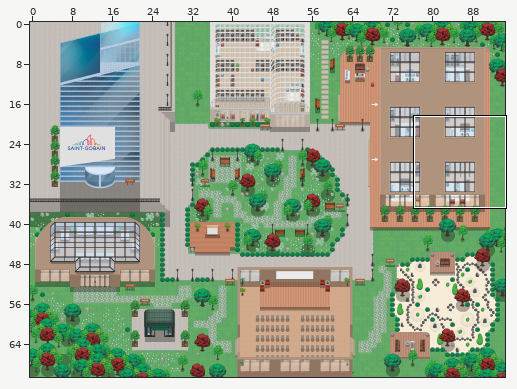
A Tiled map (JSON) gets an edit: v2-wa-st-gobain.tmj. The first picture is a wide view before the edit; the outline marks the close-up.
Close-up. Before:
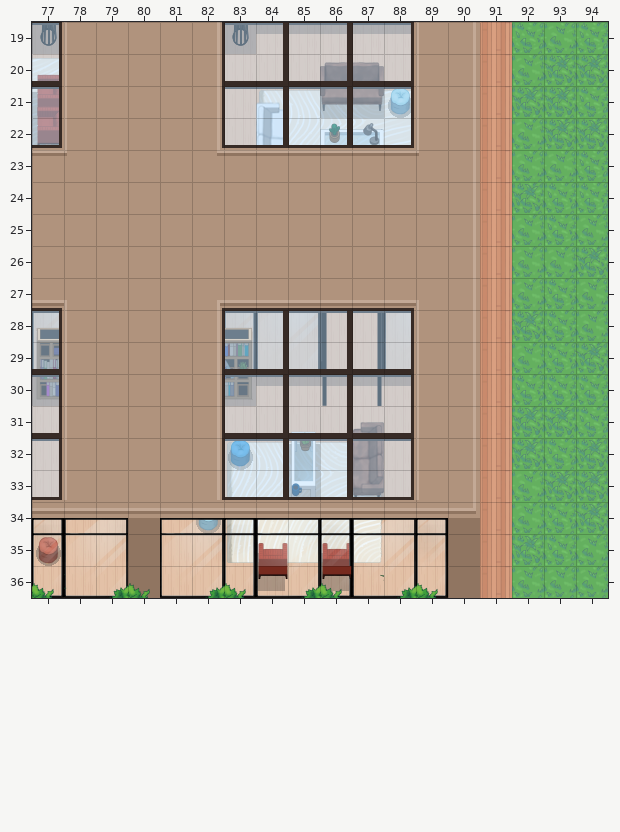
Cells are 32x32 px. Shown: x 77..94, y 19..36. The commit also changed other parts of the map, which this record leaves out.
Now the later version:
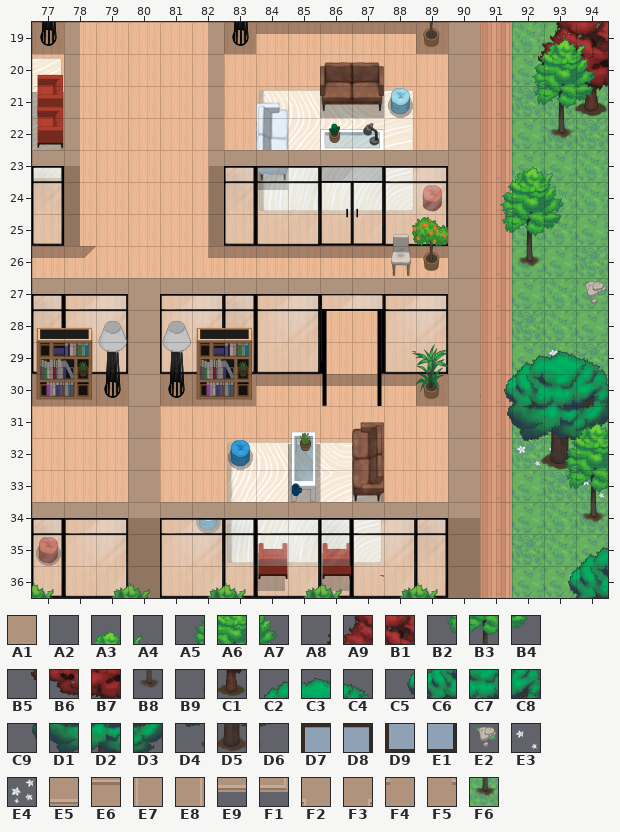
Key: from "TEST_AssetVillage": A1 341, A2 963, A3 964, A4 965, A5 1027, A6 1028, A7 1029, A8 1030, A9 1031, B1 1032, B2 1091, B3 1092, B4 1093, B5 1094, B6 1095, B7 1096, B8 1156, B9 1159, C1 1160, C2 1220, C3 1221, C4 1222, C5 1283, C6 1284, C7 1285, C8 1286, C9 1347, D1 1348, D2 1349, D3 1350, D4 1412, D5 1413, D6 1414, D7 1462, D8 1463, D9 1526, E1 1527, E2 1539, E3 1541 turned 180, E4 1542 turned 180, E5 1715, E6 1778, E7 1841, E8 1843, E9 1906, F1 1907, F2 1908, F3 1908 flipped left-right, F4 1909, F5 1909 flipped left-right; from "WA_Special_Zones": F6 2.
__ is an empty cell.
See-through tiles are keyed as they look on the map.
Change:
{"where": "layer \"collisions\""}
{"y":22,"x":93,"old":"__","new":"F6"}
{"y":26,"x":92,"old":"__","new":"F6"}
{"y":27,"x":94,"old":"__","new":"F6"}
{"y":34,"x":94,"old":"__","new":"F6"}
{"where": "layer \"furniture/furniture1\""}
{"y":27,"x":94,"old":"__","new":"E2"}
{"y":29,"x":93,"old":"__","new":"E3"}
{"y":31,"x":93,"old":"__","new":"E3"}
{"y":32,"x":92,"old":"__ __","new":"E3 E3"}
{"y":33,"x":94,"old":"__","new":"E3"}
{"y":36,"x":94,"old":"__","new":"E4"}
{"where": "layer \"furniture/furniture2\""}
{"y":21,"x":93,"old":"__ __","new":"B9 C1"}
{"y":22,"x":93,"old":"__","new":"B8"}
{"y":26,"x":92,"old":"__","new":"B8"}
{"y":32,"x":92,"old":"__ __ __","new":"D4 D5 D6"}
{"y":34,"x":94,"old":"__","new":"B8"}
{"where": "layer \"above/above 1\""}
{"y":19,"x":92,"old":"__ __ __","new":"A8 A9 B1"}
{"y":20,"x":92,"old":"__ __ __","new":"B5 B6 B7"}
{"y":23,"x":92,"old":"__ __","new":"A3 A4"}
{"y":24,"x":91,"old":"__ __ __","new":"A5 A6 A7"}
{"y":25,"x":91,"old":"__ __ __","new":"B2 B3 B4"}
{"y":29,"x":92,"old":"__ __ __","new":"C2 C3 C4"}
{"y":30,"x":91,"old":"__ __ __ __","new":"C5 C6 C7 C8"}
{"y":31,"x":91,"old":"__ __ __ __","new":"C9 D1 D2 D3"}
{"y":35,"x":94,"old":"__","new":"C2"}
{"y":36,"x":93,"old":"__ __","new":"C5 C6"}
{"where": "layer \"above/above2\""}
{"y":19,"x":92,"old":"__ __ __","new":"A2 A3 A4"}
{"y":20,"x":92,"old":"__ __ __","new":"A5 A6 A7"}
{"y":21,"x":92,"old":"__ __ __","new":"B2 B3 B4"}
{"y":31,"x":93,"old":"__ __","new":"A2 A3"}
{"y":32,"x":93,"old":"__ __","new":"A5 A6"}
{"y":33,"x":93,"old":"__ __","new":"B2 B3"}
{"where": "layer \"Roof/Roof1\" (now hidden)"}
{"y":19,"x":77,"old":"D8 E7 A1 A1 A1 E8 D7 D8 D7 D8 D7 D8 E7 E8","new":"__ __ __ __ __ __ __ __ __ __ __ __ __ __"}
{"y":20,"x":77,"old":"E1 E7 A1 A1 A1 E8 D9 E1 D9 E1 D9 E1 E7 E8","new":"__ __ __ __ __ __ __ __ __ __ __ __ __ __"}
{"y":21,"x":77,"old":"D8 E7 A1 A1 A1 E8 D7 D8 D7 D8 D7 D8 E7 E8","new":"__ __ __ __ __ __ __ __ __ __ __ __ __ __"}
{"y":22,"x":77,"old":"E1 E7 A1 A1 A1 E8 D9 E1 D9 E1 D9 E1 E7 E8","new":"__ __ __ __ __ __ __ __ __ __ __ __ __ __"}
{"y":23,"x":77,"old":"E6 F4 A1 A1 A1 F5 E6 E6 E6 E6 E6 E6 F4 E8","new":"__ __ __ __ __ __ __ __ __ __ __ __ __ __"}
{"y":24,"x":77,"old":"A1 A1 A1 A1 A1 A1 A1 A1 A1 A1 A1 A1 A1 E8","new":"__ __ __ __ __ __ __ __ __ __ __ __ __ __"}
{"y":25,"x":77,"old":"A1 A1 A1 A1 A1 A1 A1 A1 A1 A1 A1 A1 A1 E8","new":"__ __ __ __ __ __ __ __ __ __ __ __ __ __"}
{"y":26,"x":77,"old":"A1 A1 A1 A1 A1 A1 A1 A1 A1 A1 A1 A1 A1 E8","new":"__ __ __ __ __ __ __ __ __ __ __ __ __ __"}
{"y":27,"x":77,"old":"E5 F2 A1 A1 A1 F3 E5 E5 E5 E5 E5 E5 F2 E8","new":"__ __ __ __ __ __ __ __ __ __ __ __ __ __"}
{"y":28,"x":77,"old":"D8 E7 A1 A1 A1 E8 D7 D8 D7 D8 D7 D8 E7 E8","new":"__ __ __ __ __ __ __ __ __ __ __ __ __ __"}
{"y":29,"x":77,"old":"E1 E7 A1 A1 A1 E8 D9 E1 D9 E1 D9 E1 E7 E8","new":"__ __ __ __ __ __ __ __ __ __ __ __ __ __"}
{"y":30,"x":77,"old":"D8 E7 A1 A1 A1 E8 D7 D8 D7 D8 D7 D8 E7 E8","new":"__ __ __ __ __ __ __ __ __ __ __ __ __ __"}
{"y":31,"x":77,"old":"E1 E7 A1 A1 A1 E8 D9 E1 D9 E1 D9 E1 E7 E8","new":"__ __ __ __ __ __ __ __ __ __ __ __ __ __"}
{"y":32,"x":77,"old":"D8 E7 A1 A1 A1 E8 D7 D8 D7 D8 D7 D8 E7 E8","new":"__ __ __ __ __ __ __ __ __ __ __ __ __ __"}
{"y":33,"x":77,"old":"E1 E7 A1 A1 A1 E8 D9 E1 D9 E1 D9 E1 E7 E8","new":"__ __ __ __ __ __ __ __ __ __ __ __ __ __"}
{"y":34,"x":77,"old":"E9 E9 E9 E9 E9 E9 E9 E9 E9 E9 E9 E9 E9 F1","new":"__ __ __ __ __ __ __ __ __ __ __ __ __ __"}
